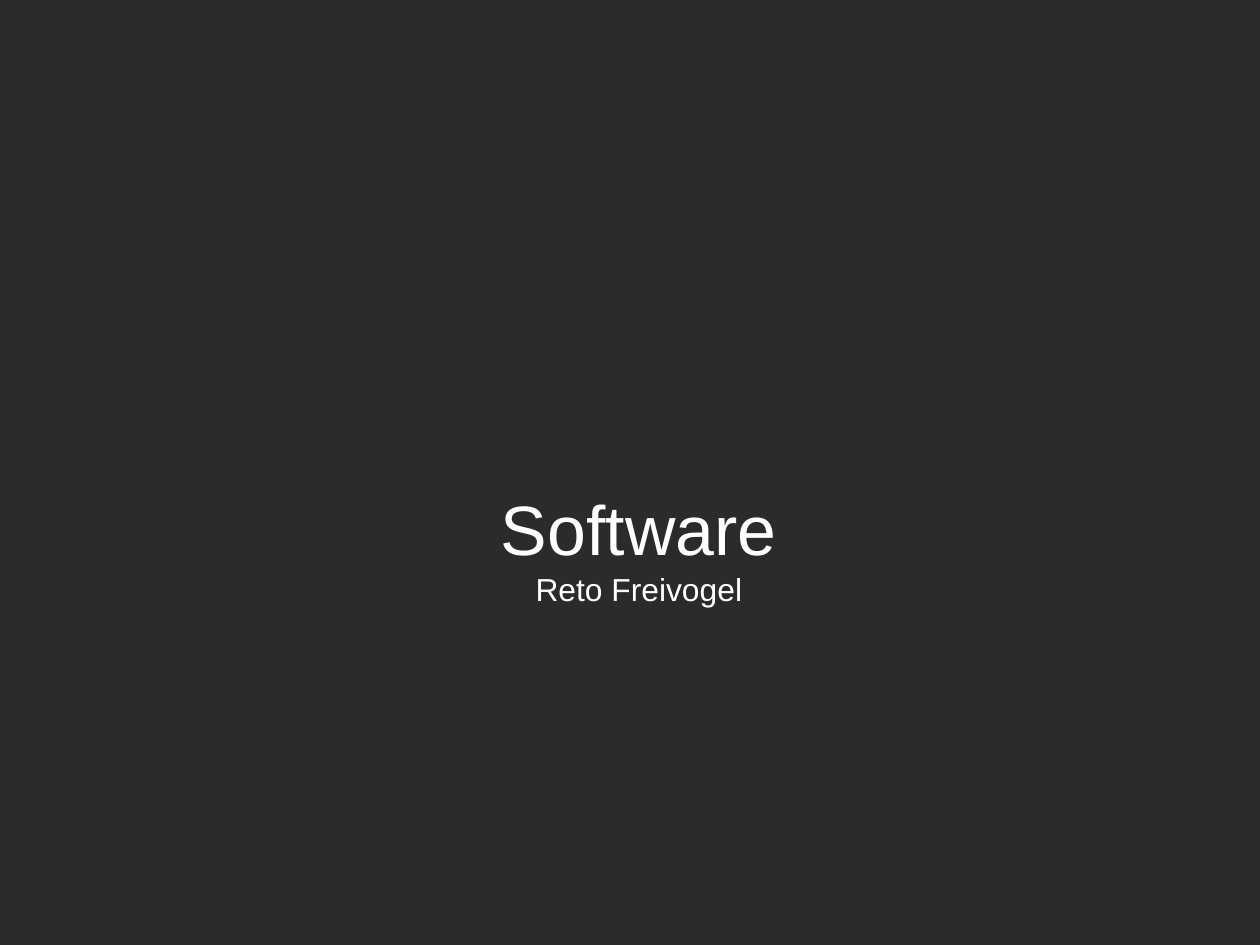
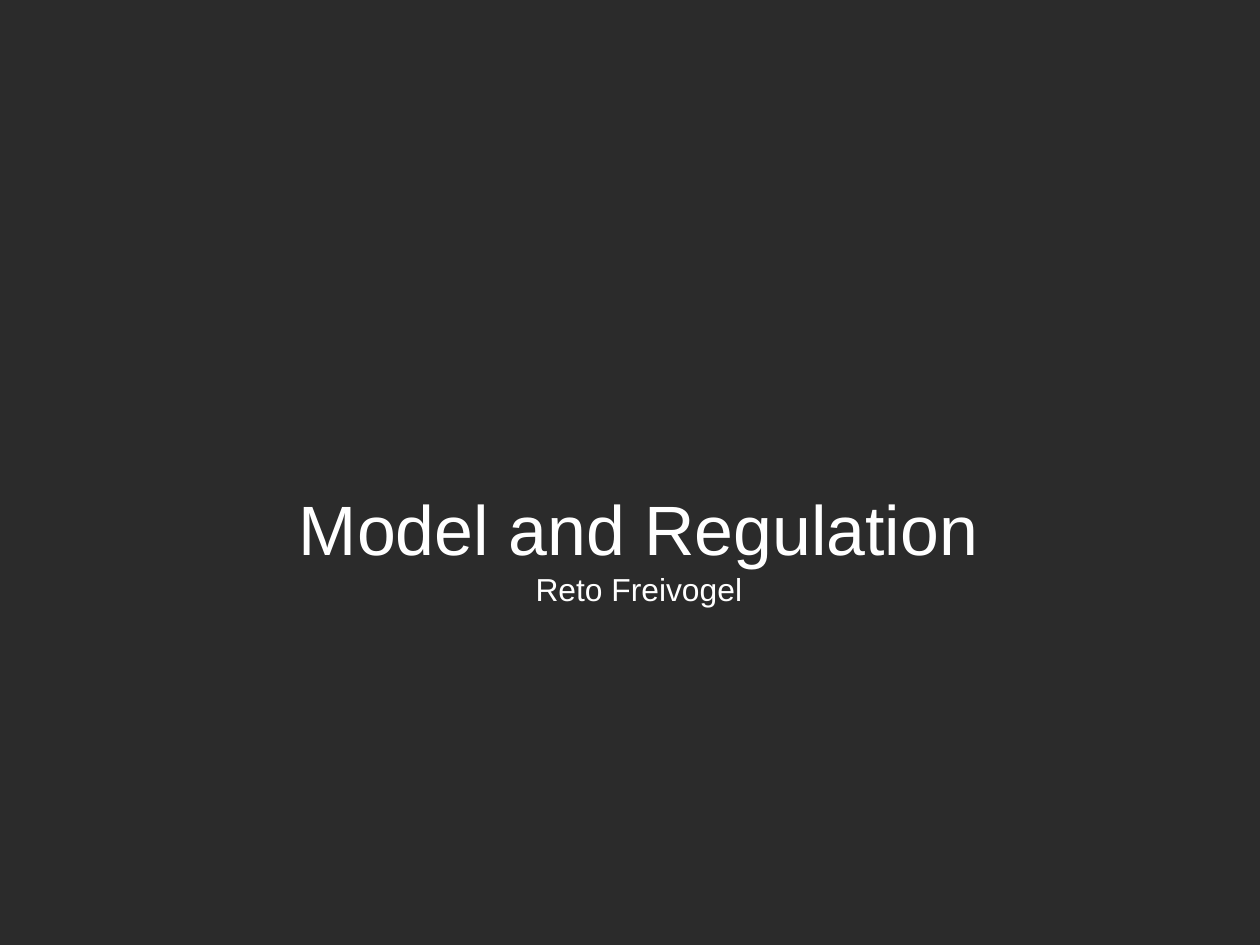
Before and after one commit to TheComet/bat6, a slide deck: slide 3 of doc/presentation/libreoffice/presentation.odp. Drawn at 1260x945 pixels with LibreOffice and Linux fonts; fonts in the diff are those of the drawing; background and template pictures are left out; a plain dark background stands for a picture behind light text. Boxes give left, top, right and bottom in pixels: in the first picture for what was removed or moved away, otherwise in the second. Text is boxed around its words. In the diff, an @@ line names an element or a change of style, - is before the commit and + after.

```diff
--- a/doc/presentation/libreoffice/presentation.odp
+++ b/doc/presentation/libreoffice/presentation.odp
@@ title at <box>299,504,978,607</box>: text changed; size 20 to 44 pt @@
-Software
-Reto Freivogel
+Model and Regulation
+Reto Freivogel
```
Also in this commit, not shown: 2 other slides changed, 5 slides added, 11 slides removed.
